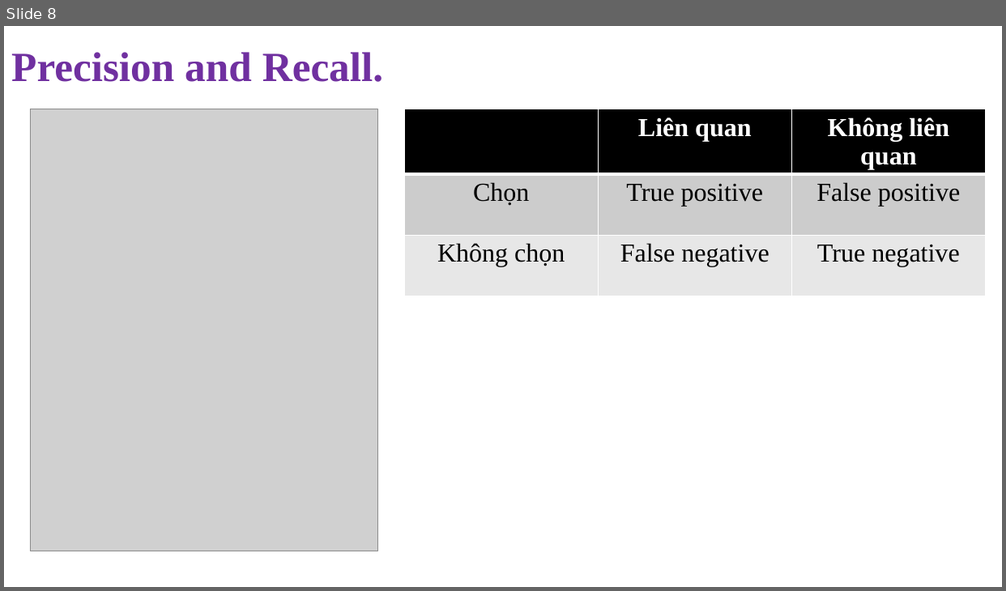
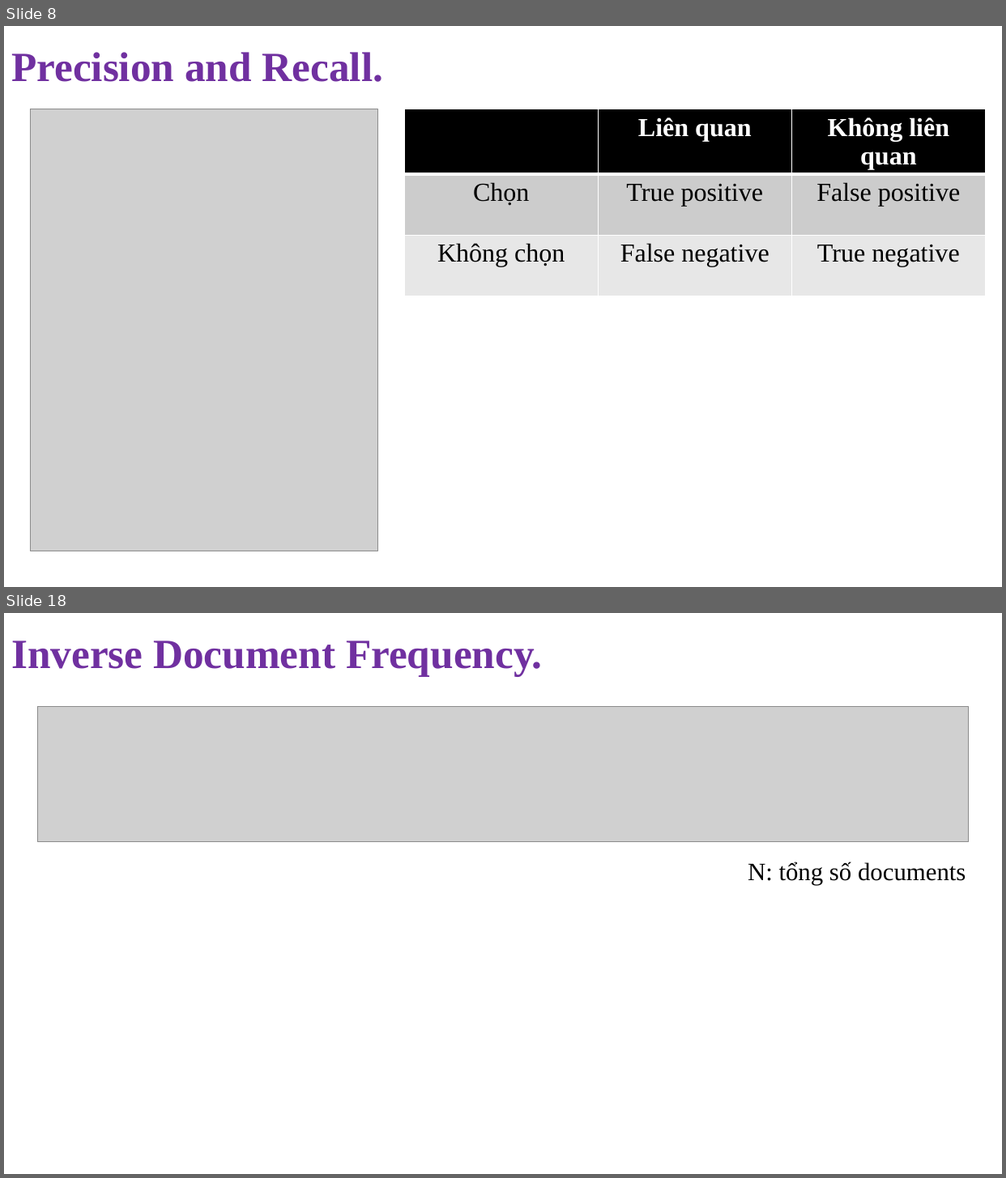
Before and after one commit to NghiLamPhuc/NLP., a slide deck: IR/Presentation1.pptx. Shown one above the other, each under a label of ours: slide 8 before the commit, slides 8 and 18 after it; the slides between them are not shown. The pictures are 1006x591 and 1006x1178 pixels, drawn with LibreOffice and Linux fonts; fonts in the diff are those of the drawing; grey boxes stand for pictures. Boxes give left, top, right and bottom in pixels: in the first picture for what was removed or moved away, otherwise in the second. Text is boxed around its words. In the diff, an @@ line names an element or a change of style, - is before the commit and + after.

```diff
--- a/IR/Presentation1.pptx
+++ b/IR/Presentation1.pptx
@@ slide 18 added at (x1=4, y1=613, x2=1002, y2=1174), background #FFFFFF @@
@@ text added at (x1=11, y1=641, x2=543, y2=676), 40 pt, text #7030A0, bold @@
+Inverse Document Frequency.
@@ picture added at (x1=38, y1=707, x2=969, y2=842) @@
@@ text added at (x1=748, y1=862, x2=965, y2=885), 24 pt, text #000000 @@
+N: tổng số documents
```
Also in this commit, not shown: 1 slide changed, 13 other slides added, 28 other files.
